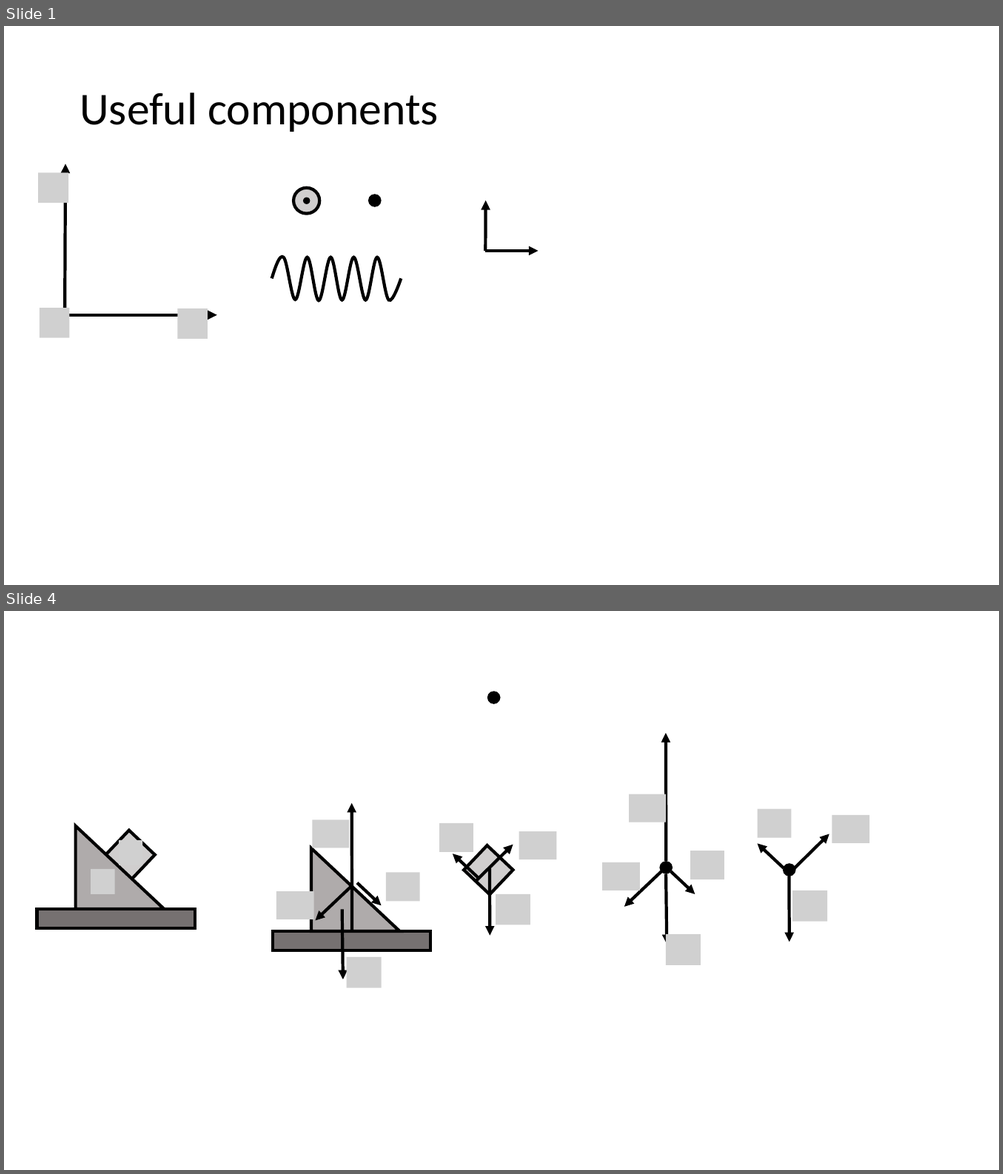
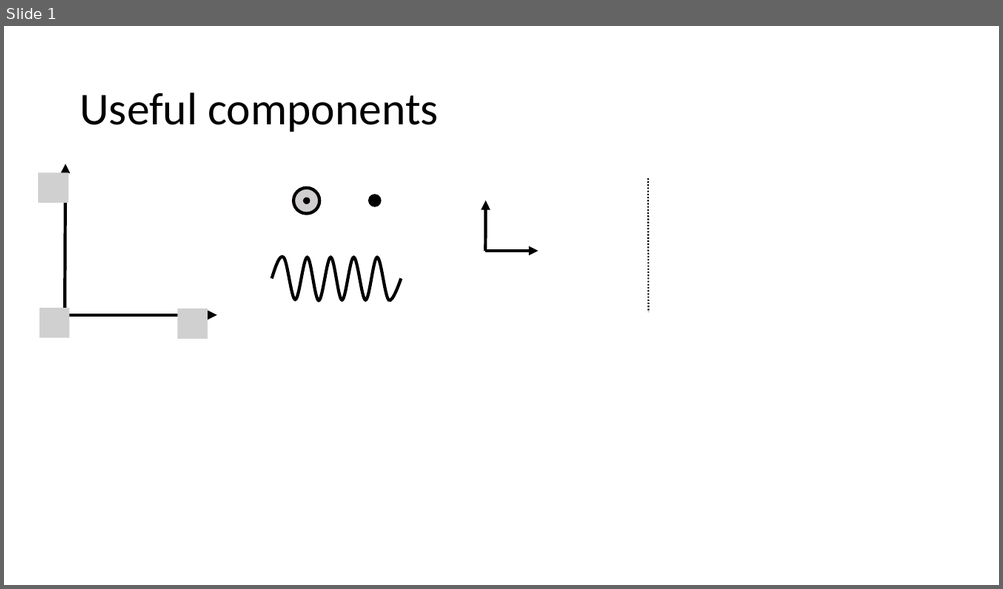
Before and after one commit to OSTP/PhysicsArtofModelling, a slide deck: tex/figures/ApplyingNewtonsLaws/Figures.pptx. Shown one above the other, each under a label of ours: slides 1 and 4 before the commit, slide 1 after it; the slides between them are not shown. The pictures are 1003x1174 and 1003x589 pixels, drawn with LibreOffice and Linux fonts; fonts in the diff are those of the drawing; grey boxes stand for pictures; background and template pictures are left out. Boxes give left, top, right and bottom in pixels: in the first picture for what was removed or moved away, otherwise in the second. Text is boxed around its words. In the diff, an @@ line names an element or a change of style, - is before the commit and + after.

```diff
--- a/tex/figures/ApplyingNewtonsLaws/Figures.pptx
+++ b/tex/figures/ApplyingNewtonsLaws/Figures.pptx
@@ slide 4 removed at (4,611,999,1170), background #FFFFFF @@
@@ ellipse removed at (489,693,498,703) @@
@@ group removed at (603,733,870,965): 7 arrows, 7 pictures, 2 ellipses @@
@@ group removed at (273,803,556,988): 7 arrows, 7 pictures, 2 rectangles, 1 right triangle @@
@@ group removed at (37,826,195,929): 2 rectangles, 2 pictures, 1 right triangle @@
@@ slide 1 changed as well @@
@@ line added from (648, 178) to (649, 312), #000000 1.5 pt dashed @@
```
Also in this commit, not shown: 1 slide added, 7 other slides removed, 5 other files.
